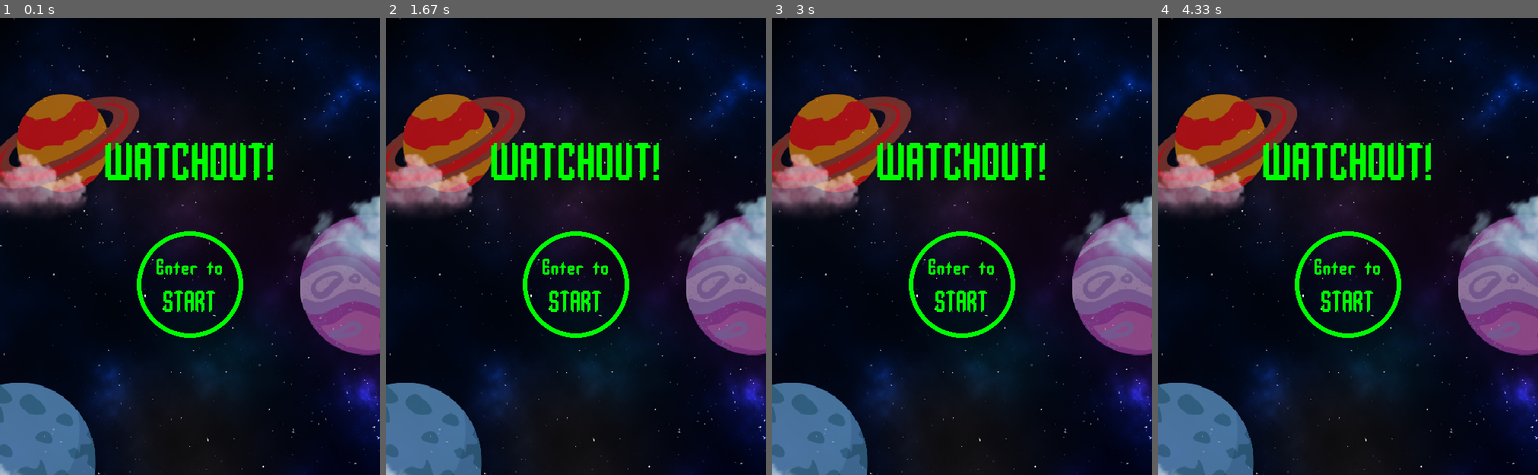
Above: before the commit, frames 1-4 (left to right).
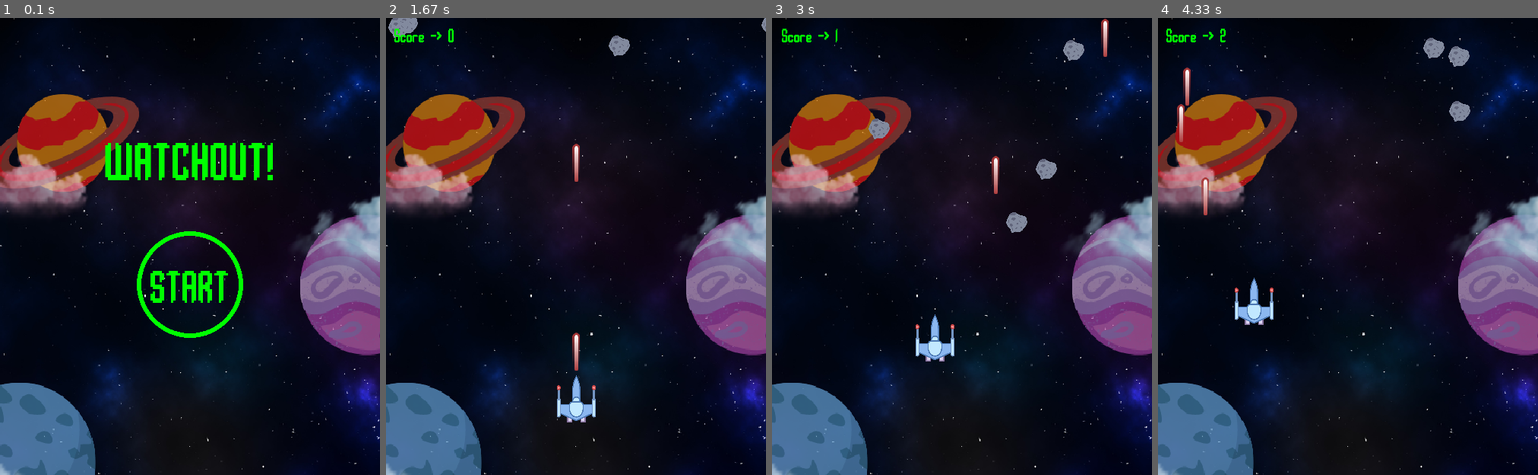
Above: after the commit, the same moments.

Repository: Hans299/Tubes_PBO
Game: pygame game, started from game1.py
Two runs of this game, one before a commit and one after it. Both use one fixed random seed, a clock stepped at 60 frames per second and the inputs below.
Inputs (mouse positions are in pixels of both pictures, inside the frame that each line leads up to):
- Up to frame 1 (0.1 s): no input
- Up to frame 2 (1.67 s): click (576, 283) at 0.38 s, where only the run after the commit has a clickable "START"; hold Right 0.67-1.13 s; move the mouse to (560, 264) at 0.7 s; tap Space at 1.17, 1.63 s; hold Up from 1.57 s (still down)
- Up to frame 3 (3 s): release Up at 1.87 s; hold Right 1.9-2.37 s; tap Space at 1.97, 2.27, 2.47, 2.77 s; hold Left 2.4-2.93 s; hold Down from 2.97 s (still down)
- Up to frame 4 (4.33 s): tap Space at 3.03, 3.37, 3.67, 3.8, 4.2 s; release Down at 3.27 s; hold Left 3.3-3.7 s; hold Up 3.73-4.1 s; hold Right from 4.13 s (still down)

The runs differ from the first frame. In frame 1, 1.0% of the frame differs, in the area x 39-60%, y 52-65%; in frame 2, 4.7%; in frame 3, 4.9%; in frame 4, 5.0%, in the area x 2-83%, y 2-70%.

Commit message:
menu gameover have been fixed

Diff:
--- a/game1.py
+++ b/game1.py
@@ -1,20 +1,19 @@
 import pygame
 import random
 import os
+import math
 from pygame import mixer
-
 
 FPS=60
 WIDTH=500
 HEIGHT=600
 GREEN = (0, 255, 0)
 
-
 pygame.init()
 layar = pygame.display.set_mode((WIDTH,HEIGHT))
 pygame.display.set_caption("WATCHOUT!")
 fps = pygame.time.Clock()
-
+tittle_font = pygame.font.SysFont("dejavuserif",40)
 
 def draw_text(surf, text, size, x, y):
     font = pygame.font.Font('jupiterc.ttf', size)
@@ -24,11 +23,10 @@
     surf.blit(text_surface, text_rect)
 
 
-background_img=pygame.image.load(os.path.join("image","background.PNG"))
-bullet_img=pygame.image.load(os.path.join("image","bullet.PNG"))
-player_img=pygame.image.load(os.path.join("image","player.PNG"))
-rock_img=pygame.image.load(os.path.join("image","rock.PNG"))
-
+background_img=pygame.image.load(os.path.join("image","background.png"))
+bullet_img=pygame.image.load(os.path.join("image","bullet.png"))
+player_img=pygame.image.load(os.path.join("image","player.png"))
+rock_img=pygame.image.load(os.path.join("image","rock.png"))
 
 class Player(pygame.sprite.Sprite):
     def __init__(self):
@@ -73,14 +71,9 @@
         all_sprites.add(bullet2)
         bullets.add(bullet2)
 
+
     def show_score(self):
         draw_text(layar, f"Score -> {self.score_val}", 24, WIDTH-450, HEIGHT-590)
-
-class Player1(Player):
-    def __init__(self):
-        Player.__init__(self)
-
-
 
 class Rock(pygame.sprite.Sprite):
     def __init__(self):
@@ -93,7 +86,6 @@
         self.rect.y=random.randrange(-50,-10)
         self.speedx=random.randrange(-1,2)
         self.speedy=random.randrange(1,2)
-
 
     def update(self):
         self.rect.x += self.speedx
@@ -104,7 +96,6 @@
             self.speedx=random.randrange(-3,3)
             self.speedy=random.randrange(2,8)
 
-
 class Bullet(pygame.sprite.Sprite):
     def __init__(self,x,y):
         pygame.sprite.Sprite.__init__(self)
@@ -118,45 +109,9 @@
         self.rect.y += self.speedy
         if self.rect.bottom < 0:
            self.kill()
-
+#Tampilan kedua setelah menu()
 def waiting_screen():
     layar.blit(pygame.transform.scale(background_img,(500,700)),(0,0))
-    draw_text(layar, "WATCHOUT!", 70, WIDTH/2, HEIGHT/4)
-
-    #pygame.display.flip()
-    #yvar=350
-    #xvar=250
-    #score = tittle_font.render(f"Your score : {player.score_val}", 1, (GREEN))
-    #ayar.blit(score, (WIDTH/2 - score.get_width()/2, yvar-120))
-
-    draw_text(layar, "Enter to", 30, WIDTH/2, 310)
-    draw_text(layar, "START", 40, WIDTH/2, 350)
-
-    pygame.draw.circle(layar, (GREEN), (250,350), 70,6)
-    pygame.display.update()
-    waiting = True
-    while waiting:
-        fps.tick(FPS)
-        for event in pygame.event.get():
-            if event.type == pygame.QUIT:
-                pygame.quit()
-            elif event.type == pygame.KEYUP:
-                if event.key == pygame.K_RETURN:
-                    layar.blit(pygame.transform.scale(background_img,(500,700)),(0,0))
-                    draw_text(layar, "WATCHOUT!", 70, WIDTH/2, HEIGHT/4)
-                    draw_text(layar, "Arrow keys to move, Space key to fire", 20, WIDTH/2, HEIGHT/2)
-                    draw_text(layar, "Press any key to play", 22, WIDTH/2, HEIGHT*3/4)
-                    pygame.display.flip()
-                    waiting = True
-                    while waiting:
-                        fps.tick(FPS)
-                        for event in pygame.event.get():
-                            if event.type == pygame.QUIT:
-                                pygame.quit()
-                            if event.type == pygame.KEYUP:
-                                waiting = False
-
-    '''layar.blit(pygame.transform.scale(background_img,(500,700)),(0,0))
     draw_text(layar, "WATCHOUT!", 70, WIDTH/2, HEIGHT/4)
     draw_text(layar, "Arrow keys to move, Space key to fire", 20, WIDTH/2, HEIGHT/2)
     draw_text(layar, "Press any key to play", 22, WIDTH/2, HEIGHT*3/4)
@@ -168,18 +123,70 @@
             if event.type == pygame.QUIT:
                 pygame.quit()
             if event.type == pygame.KEYUP:
-                waiting = False'''
-
-
+                waiting = False
+#Tampilan awal
+def menu():
+    layar.blit(pygame.transform.scale(background_img,(500,700)),(0,0))
+    draw_text(layar, "WATCHOUT!", 70, WIDTH/2, HEIGHT/4)
+    pygame.display.flip()
+    yvar=350
+    xvar=250
+    waiting = True
+    while waiting:
+        fps.tick(FPS)
+        for event in pygame.event.get():
+            if event.type == pygame.QUIT:
+                pygame.quit()
+            if event.type == pygame.MOUSEBUTTONDOWN:
+                xpos, ypos = pygame.mouse.get_pos()
+                cek = math.sqrt((xvar - xpos)**2 + (yvar - ypos)**2)
+                if cek <= 70:
+                    waiting = False
+                    game_over = True
+                    running = True
+                    waiting_screen()
+                    return False
+
+        draw_text(layar, "START", 60, WIDTH/2, yvar-30)
+
+        pygame.draw.circle(layar, (GREEN), (xvar,yvar), 70,6)
+        pygame.display.update()
+
+#Tampilan ketika GameOver
+def menuGameOver():
+    layar.blit(pygame.transform.scale(background_img,(500,700)),(0,0))
+    draw_text(layar, "Game Over", 70, WIDTH/2, HEIGHT/4)
+    pygame.display.flip()
+    yvar=350
+    xvar=250
+    waiting = True
+    while waiting:
+        fps.tick(FPS)
+        for event in pygame.event.get():
+            if event.type == pygame.QUIT:
+                pygame.quit()
+            if event.type == pygame.MOUSEBUTTONDOWN:
+                xpos, ypos = pygame.mouse.get_pos()
+                cek = math.sqrt((xvar - xpos)**2 + (yvar - ypos)**2)
+                if cek <= 70:
+                    player.score_val = 0
+                    waiting = False
+
+        draw_text(layar, "START", 60, WIDTH/2, yvar-30)
+
+        score = tittle_font.render(f"Your score : {player.score_val}", 1, (GREEN))
+        layar.blit(score, (WIDTH/2 - score.get_width()/2, yvar-120))
+
+        pygame.draw.circle(layar, (GREEN), (xvar,yvar), 70,6)
+        pygame.display.update()
 game_over = True
 running=True
 while running:
     fps.tick(FPS)
 
-
-    #waiting screen ketika gameover dan akan memulai game
+    # waiting screen ketika gameover dan akan memulai game
     if game_over:
-        waiting_screen()
+        menu()
         game_over = False
         all_sprites = pygame.sprite.Group()
         rocks = pygame.sprite.Group()
@@ -188,19 +195,17 @@
 
         all_sprites.add(player)
 
-
         for i in range(4):
             rock=Rock()
             all_sprites.add(rock)
             rocks.add(rock)
         player.score_val = 0
 
-
     for event in pygame.event.get():
         if event.type==pygame.QUIT:
             running=False
         elif event.type==pygame.KEYDOWN:
-            if event.key==pygame.K_SPACE: #keyboard spasi untuk menembak
+            if event.key==pygame.K_SPACE: # keyboard spasi untuk menembak
                 missile_sound = mixer.Sound("./audio/missile.wav")
                 missile_sound.play()
                 player.shoot()
@@ -214,11 +219,8 @@
             if event.key==pygame.K_2:
                 game_over = True '''
 
-
-
     all_sprites.update()
     hits=pygame.sprite.groupcollide(rocks,bullets,True,True)
-
 
     for hit in hits:
         rock=Rock()
@@ -226,13 +228,12 @@
         rocks.add(rock)
         player.score_val +=1
 
-
-
     hits = pygame.sprite.spritecollide(player,rocks,False,pygame.sprite.collide_circle)
-    #jika pesawat terkena meteor
+    # jika pesawat terkena meteor
     if hits:
-        game_over=True
-
+        menuGameOver()
+        game_over = True
+        running = True
 
     layar.blit(pygame.transform.scale(background_img,(500,700)),(0,0))
     all_sprites.draw(layar)
